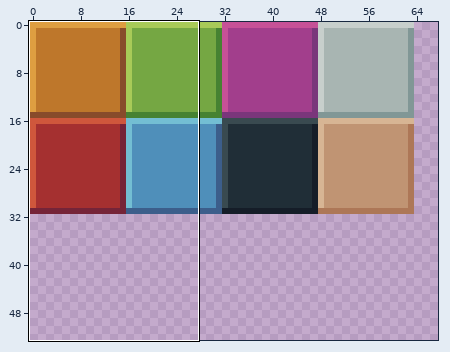
One commit to this pixel-art file: HoarderJones/Assets/Tilemap.ase. The first picture is a wide view before the edit; the outline marks the close-up.
Close-up. Earlier state:
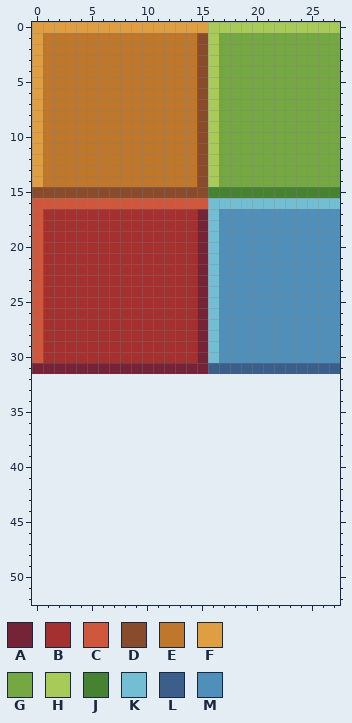
64x32 pixels, 1 frame. Shown: x 0..27, y 0..52. The old version is drawn lined up with the new one, on the new canvas. The wide view leaves out empty margins.
Palette (. is transparent): A #752438  B #a53030  C #cf573c  D #884b2b  E #be772b  F #de9e41  G #75a743  H #a8ca58  J #468232  K #73bed3  L #3c5e8b  M #4f8fba
Pixels before, first column x 0:
 0 FFFFFFFFFFFFFFFFHHHHHHHHHHHH
 1 FEEEEEEEEEEEEEEDHGGGGGGGGGGG
 2 FEEEEEEEEEEEEEEDHGGGGGGGGGGG
 3 FEEEEEEEEEEEEEEDHGGGGGGGGGGG
 4 FEEEEEEEEEEEEEEDHGGGGGGGGGGG
 5 FEEEEEEEEEEEEEEDHGGGGGGGGGGG
 6 FEEEEEEEEEEEEEEDHGGGGGGGGGGG
 7 FEEEEEEEEEEEEEEDHGGGGGGGGGGG
 8 FEEEEEEEEEEEEEEDHGGGGGGGGGGG
 9 FEEEEEEEEEEEEEEDHGGGGGGGGGGG
10 FEEEEEEEEEEEEEEDHGGGGGGGGGGG
11 FEEEEEEEEEEEEEEDHGGGGGGGGGGG
12 FEEEEEEEEEEEEEEDHGGGGGGGGGGG
13 FEEEEEEEEEEEEEEDHGGGGGGGGGGG
14 FEEEEEEEEEEEEEEDHGGGGGGGGGGG
15 DDDDDDDDDDDDDDDDJJJJJJJJJJJJ
16 CCCCCCCCCCCCCCCCKKKKKKKKKKKK
17 CBBBBBBBBBBBBBBAKMMMMMMMMMMM
18 CBBBBBBBBBBBBBBAKMMMMMMMMMMM
19 CBBBBBBBBBBBBBBAKMMMMMMMMMMM
20 CBBBBBBBBBBBBBBAKMMMMMMMMMMM
21 CBBBBBBBBBBBBBBAKMMMMMMMMMMM
22 CBBBBBBBBBBBBBBAKMMMMMMMMMMM
23 CBBBBBBBBBBBBBBAKMMMMMMMMMMM
24 CBBBBBBBBBBBBBBAKMMMMMMMMMMM
25 CBBBBBBBBBBBBBBAKMMMMMMMMMMM
26 CBBBBBBBBBBBBBBAKMMMMMMMMMMM
27 CBBBBBBBBBBBBBBAKMMMMMMMMMMM
28 CBBBBBBBBBBBBBBAKMMMMMMMMMMM
29 CBBBBBBBBBBBBBBAKMMMMMMMMMMM
30 CBBBBBBBBBBBBBBAKMMMMMMMMMMM
31 AAAAAAAAAAAAAAAALLLLLLLLLLLL
Now the later version:
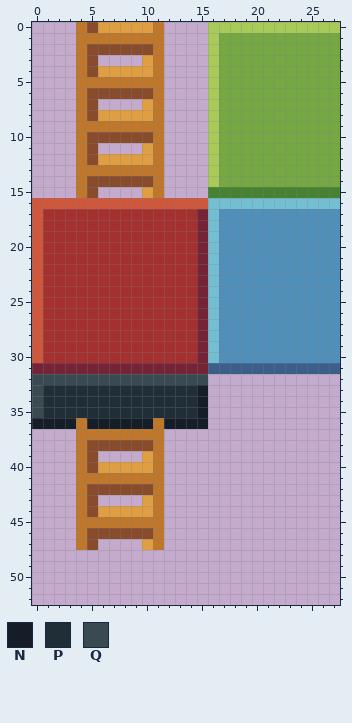
Colours new in this view: N #151d28  P #202e37  Q #394a50
Changes in this commit:
canvas 64x32 -> 128x96
y 0: x 0..5 FFFFFF -> ....ED; x 11..15 FFFFF -> E....
y 1: x 0..3 FEEE -> ....; x 12..15 EEED -> ....
y 2: x 0..3 FEEE -> ....; x 5..10 EEEEEE -> DDDDDD; x 12..15 EEED -> ....
y 3: x 0..3 FEEE -> ....; x 5..10 EEEEEE -> D....F; x 12..15 EEED -> ....
y 4: x 0..3 FEEE -> ....; x 5..10 EEEEEE -> DFFFFF; x 12..15 EEED -> ....
y 5: x 0..3 FEEE -> ....; x 12..15 EEED -> ....
y 6: x 0..3 FEEE -> ....; x 5..10 EEEEEE -> DDDDDD; x 12..15 EEED -> ....
y 7: x 0..3 FEEE -> ....; x 5..10 EEEEEE -> D....F; x 12..15 EEED -> ....
y 8: x 0..3 FEEE -> ....; x 5..10 EEEEEE -> DFFFFF; x 12..15 EEED -> ....
y 9: x 0..3 FEEE -> ....; x 12..15 EEED -> ....
y 10: x 0..3 FEEE -> ....; x 5..10 EEEEEE -> DDDDDD; x 12..15 EEED -> ....
y 11: x 0..3 FEEE -> ....; x 5..10 EEEEEE -> D....F; x 12..15 EEED -> ....
y 12: x 0..3 FEEE -> ....; x 5..10 EEEEEE -> DFFFFF; x 12..15 EEED -> ....
y 13: x 0..3 FEEE -> ....; x 12..15 EEED -> ....
y 14: x 0..3 FEEE -> ....; x 5..10 EEEEEE -> DDDDDD; x 12..15 EEED -> ....
y 15: x 0..4 DDDDD -> ....E; x 6..15 DDDDDDDDDD -> ....FE....
y 32: x 0..15 ................ -> QQQQQQQQQQQQQQQQ
y 33..35: x 0..15 ................ -> QPPPPPPPPPPPPPPN
y 36: x 0..15 ................ -> NNNNENNNNNNENNNN
y 37: x 4..11 ........ -> EEEEEEEE
y 38: x 4..11 ........ -> EDDDDDDE
y 39: x 4..5 .. -> ED; x 10..11 .. -> FE
y 40: x 4..11 ........ -> EDFFFFFE
y 41: x 4..11 ........ -> EEEEEEEE
y 42: x 4..11 ........ -> EDDDDDDE
y 43: x 4..5 .. -> ED; x 10..11 .. -> FE
y 44: x 4..11 ........ -> EDFFFFFE
y 45: x 4..11 ........ -> EEEEEEEE
y 46: x 4..11 ........ -> EDDDDDDE
y 47: x 4..5 .. -> ED; x 10..11 .. -> FE
Boxes around the changes in both close-ups, in picture pixels (x1, y1, x2, y2):
changed: (32, 22, 208, 198)
added: (32, 374, 208, 550)
